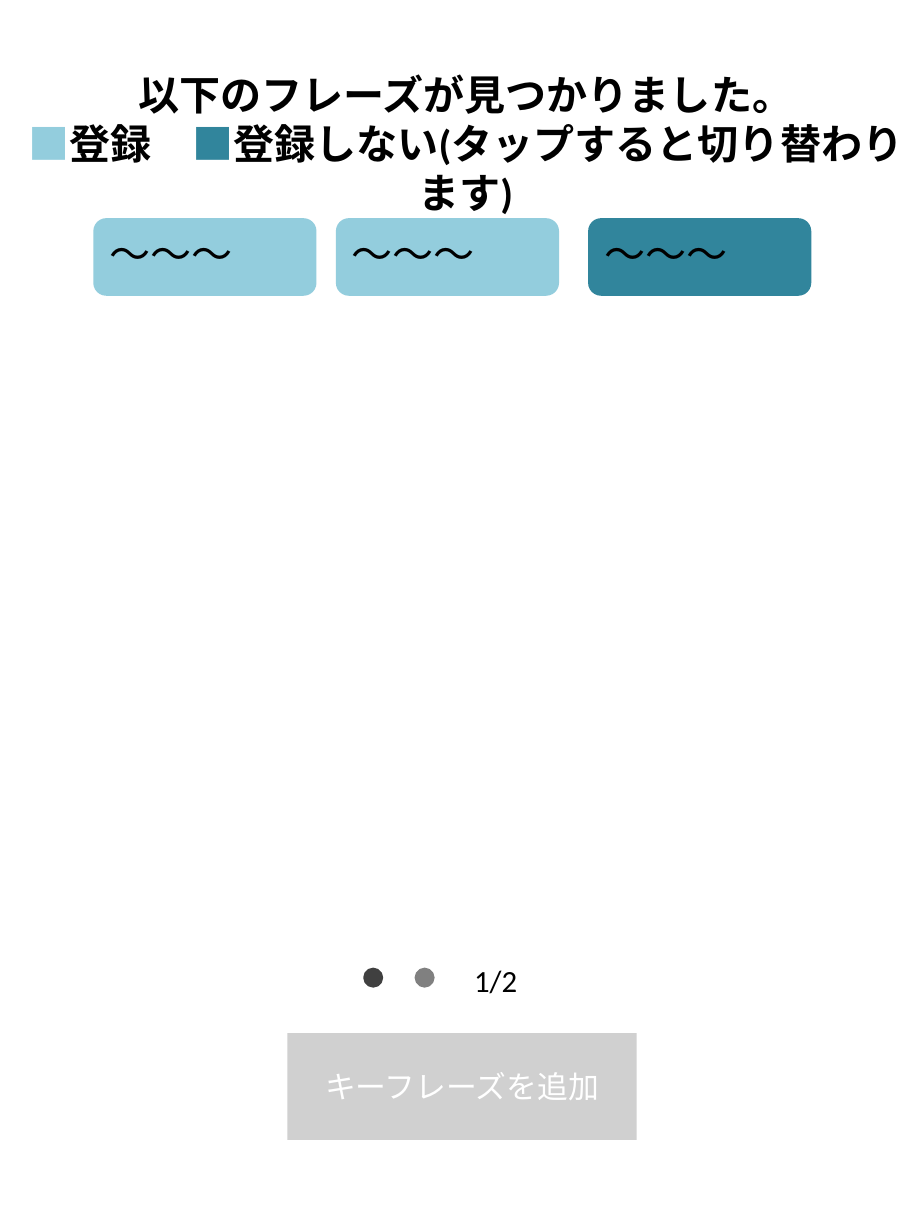
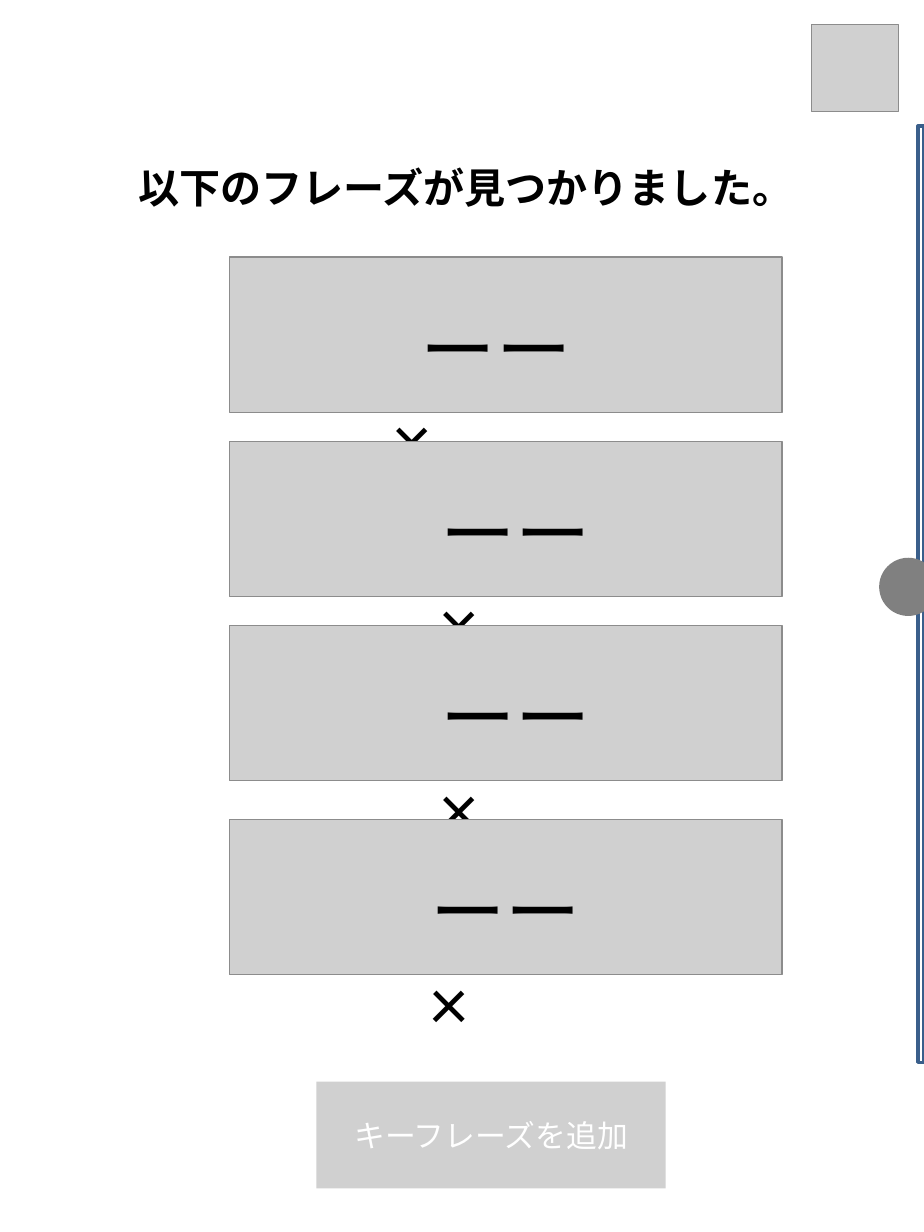
Before and after one commit to kirikiriyamama/topick, a slide deck: slide 6 of client/UI/UI.pptx (slide 4 before the commit). Drawn at 924x1232 pixels with LibreOffice and Linux fonts; fonts in the diff are those of the drawing; grey boxes stand for pictures; background and template pictures are left out. Boxes give left, top, right and bottom in pixels: in the first picture for what was removed or moved away, otherwise in the second. Text is boxed around its words. In the diff, an @@ line names an element or a change of style, - is before the commit and + after.

```diff
--- a/client/UI/UI.pptx
+++ b/client/UI/UI.pptx
@@ picture added at (811,25,898,112) @@
@@ rectangle added at (918,126,924,1062), fill #FFFFFF, outline #3A5F8C 2 pt @@
@@ text at (138,167,793,207): text changed @@
-以下のフレーズが見つかりました。
-■登録 ■登録しない(タップすると切り替わります)
+以下のフレーズが見つかりました。
@@ rounded rectangle removed at (94,218,317,296) @@
-～～～
@@ rounded rectangle removed at (336,218,559,296) @@
-～～～
@@ rounded rectangle removed at (588,218,811,296) @@
-～～～
@@ picture added at (229,257,782,413) @@
@@ text added at (421,344,572,352), 44 pt, text #000000 @@
+ーー ×
@@ picture added at (229,441,782,596) @@
@@ text added at (440,528,591,536), 44 pt, text #000000 @@
+ーー ×
@@ ellipse added at (880,558,924,616), fill #808080 @@
@@ picture added at (229,626,782,781) @@
@@ text added at (440,712,591,720), 44 pt, text #000000 @@
+ーー ×
@@ picture added at (229,819,782,975) @@
@@ text added at (431,906,582,914), 44 pt, text #000000 @@
+ーー ×
@@ ellipse removed at (365,970,381,986) @@
@@ ellipse removed at (416,970,432,986) @@
@@ text removed at (474,970,517,994) @@
-1/2
@@ picture "キーフレーズを追加": place and size @@
-picture "キーフレーズを追加" at (287,1034,636,1141)
+picture "キーフレーズを追加" at (317,1082,665,1189)
```
Also in this commit, not shown: 4 other slides changed, 1 slide added, 1 slide removed, 10 other files.
